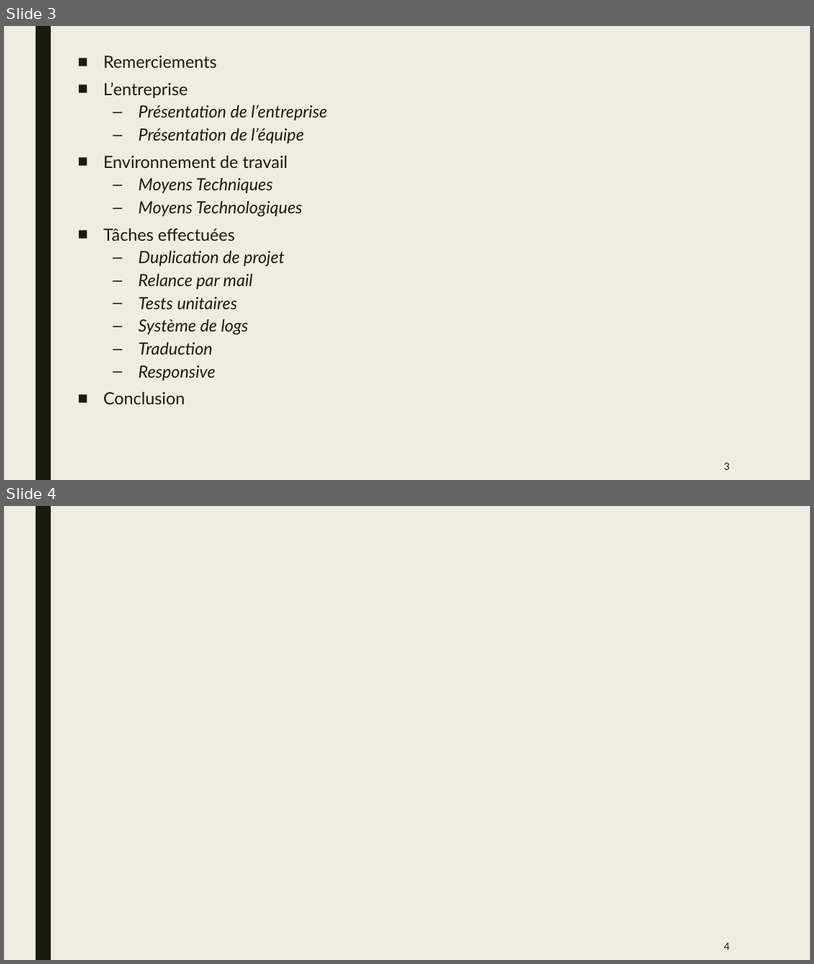
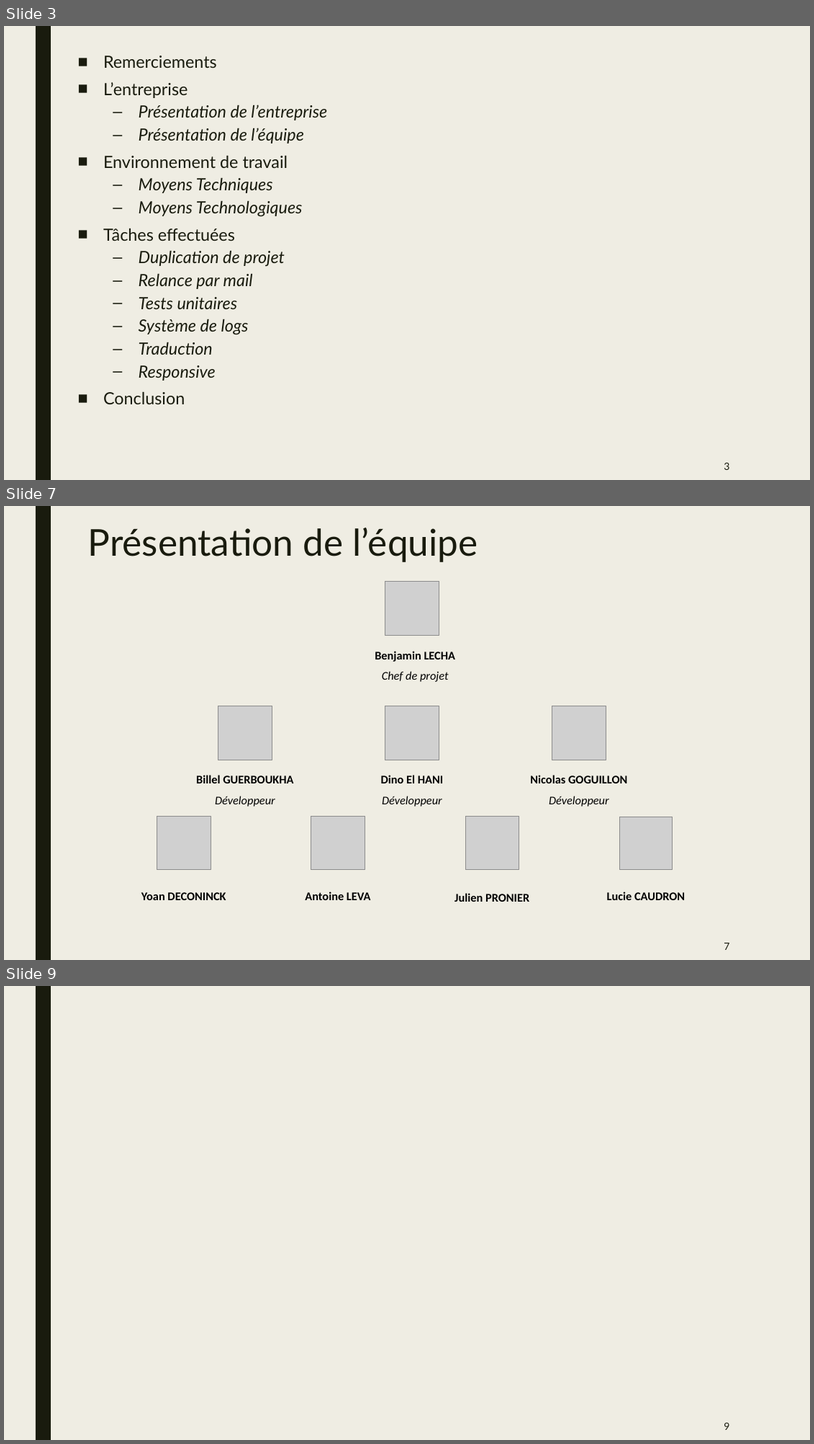
Before and after one commit to Yoan15/CDA22-23_yoan, a slide deck: ressources/CDA_Projet_Repotech_Yoan_Deconinck.pptx. Shown one above the other, each under a label of ours: slides 3 and 4 before the commit, slides 3, 7 and 9 after it; the slides between them are not shown. The pictures are 814x964 and 814x1444 pixels, drawn with LibreOffice and Linux fonts; fonts in the diff are those of the drawing; grey boxes stand for pictures. Boxes give left, top, right and bottom in pixels: in the first picture for what was removed or moved away, otherwise in the second. Text is boxed around its words. In the diff, an @@ line names an element or a change of style, - is before the commit and + after.

```diff
--- a/ressources/CDA_Projet_Repotech_Yoan_Deconinck.pptx
+++ b/ressources/CDA_Projet_Repotech_Yoan_Deconinck.pptx
@@ slide 7 added at (4,506,810,960), background #EFEDE3; not listed: 1 template element that a slide beside it also shows @@
@@ title added at (88,528,478,562), 44 pt, text #191B0E @@
+Présentation de l’équipe
@@ picture added at (385,581,440,636) @@
@@ text added at (375,651,456,682), 14 pt, text #000000, bold @@
+Benjamin LECHA
+Chef de projet
@@ picture added at (218,705,273,760) @@
@@ picture added at (385,705,440,760) @@
@@ picture added at (552,705,607,760) @@
@@ text added at (196,775,293,806), 14 pt, text #000000, bold @@
+Billel GUERBOUKHA
+Développeur
@@ text added at (381,775,443,806), 14 pt, text #000000, italic @@
+Dino El HANI
+Développeur
@@ text added at (530,775,628,806), 14 pt, text #000000, bold @@
+Nicolas GOGUILLON
+Développeur
@@ picture added at (157,816,211,870) @@
@@ picture added at (311,816,365,870) @@
@@ picture added at (466,816,520,870) @@
@@ picture added at (620,816,673,870) @@
@@ text added at (142,892,226,900), 14 pt, text #000000, bold @@
+Yoan DECONINCK
@@ text added at (305,891,371,900), 14 pt, text #000000, bold @@
+Antoine LEVA
@@ text added at (455,893,530,901), 14 pt, text #000000, bold @@
+Julien PRONIER
@@ text added at (607,891,685,900), 14 pt, text #000000, bold @@
+Lucie CAUDRON
@@ page number added at (724,942,730,950), 12 pt, text #191B0E @@
+7
@@ what was slide 4 is now slide 9 @@
@@ page number at (724,1422,730,1430): text changed @@
-4
+9
```
Also in this commit, not shown: 6 other slides added, 1 other file.
